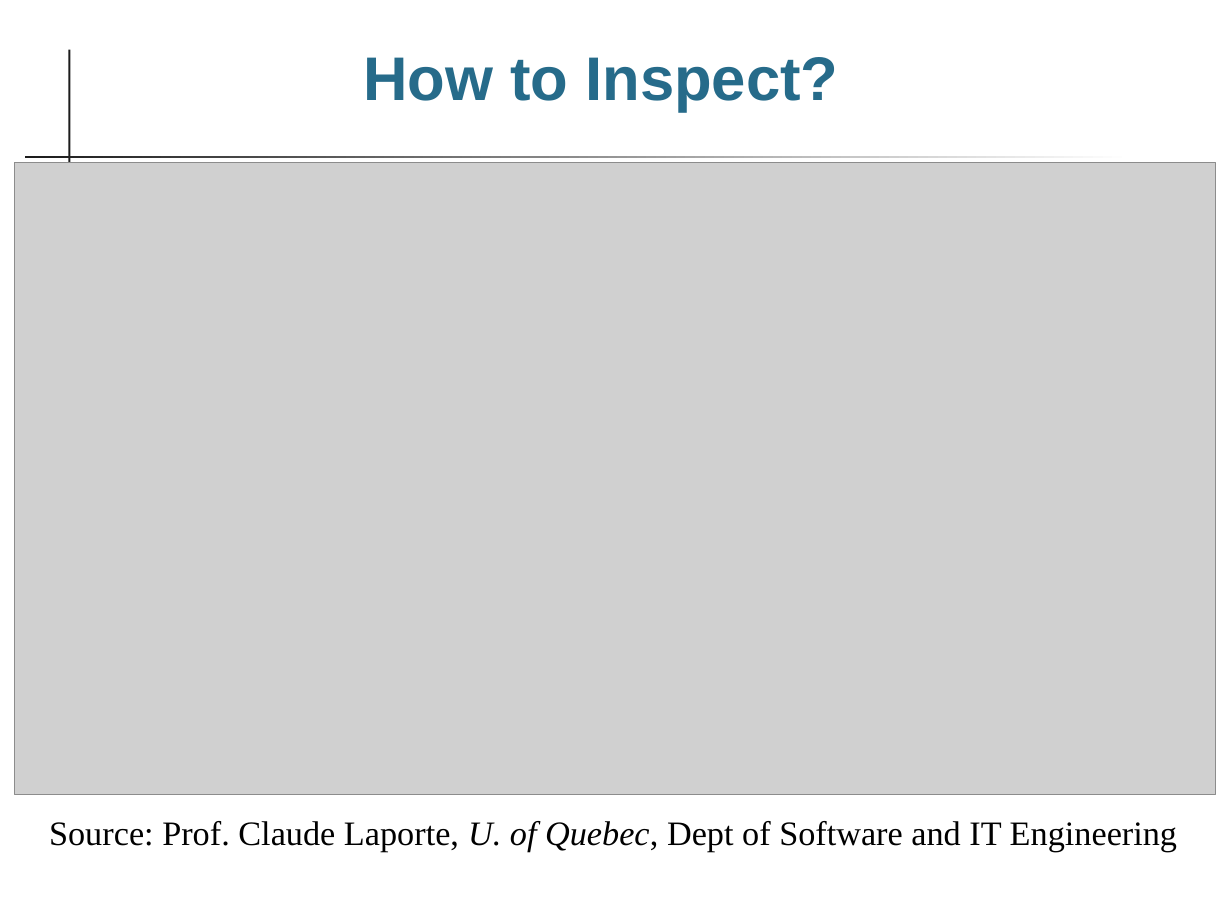
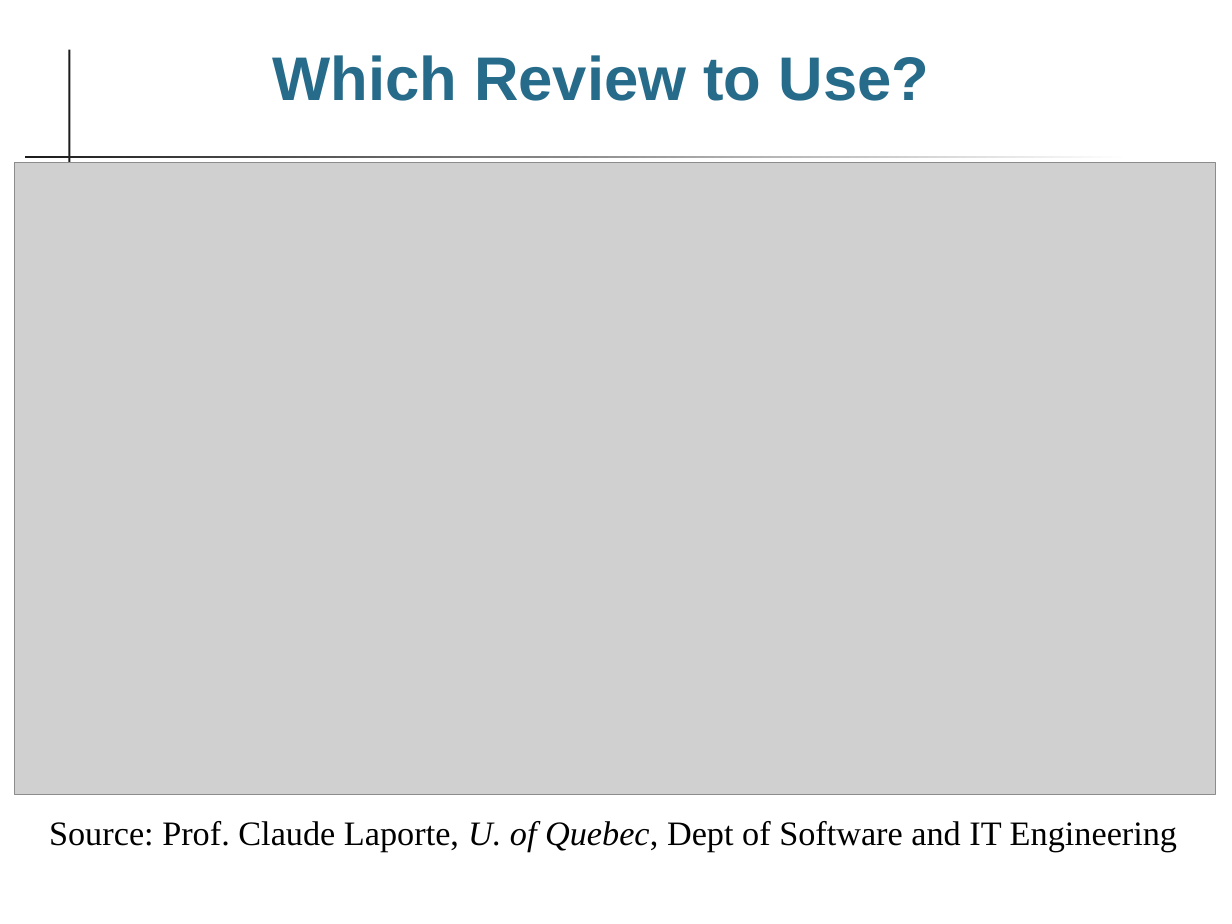
Before and after one commit to cpske/ISP, a slide deck: slide 5 of code-review/Reviews.ppt (slide 16 before the commit). Drawn at 1232x924 pixels with LibreOffice and Linux fonts; fonts in the diff are those of the drawing; grey boxes stand for pictures. Boxes give left, top, right and bottom in pixels: in the first picture for what was removed or moved away, otherwise in the second. Text is boxed around its words. In the diff, an @@ line names an element or a change of style, - is before the commit and + after.

Commit message:
update material on code review

```diff
--- a/code-review/Reviews.ppt
+++ b/code-review/Reviews.ppt
@@ text at <box>273,55,930,101</box>: text changed @@
-How to Inspect?
+Which Review to Use?
```
Also in this commit, not shown: 10 other slides changed, 9 other files.
